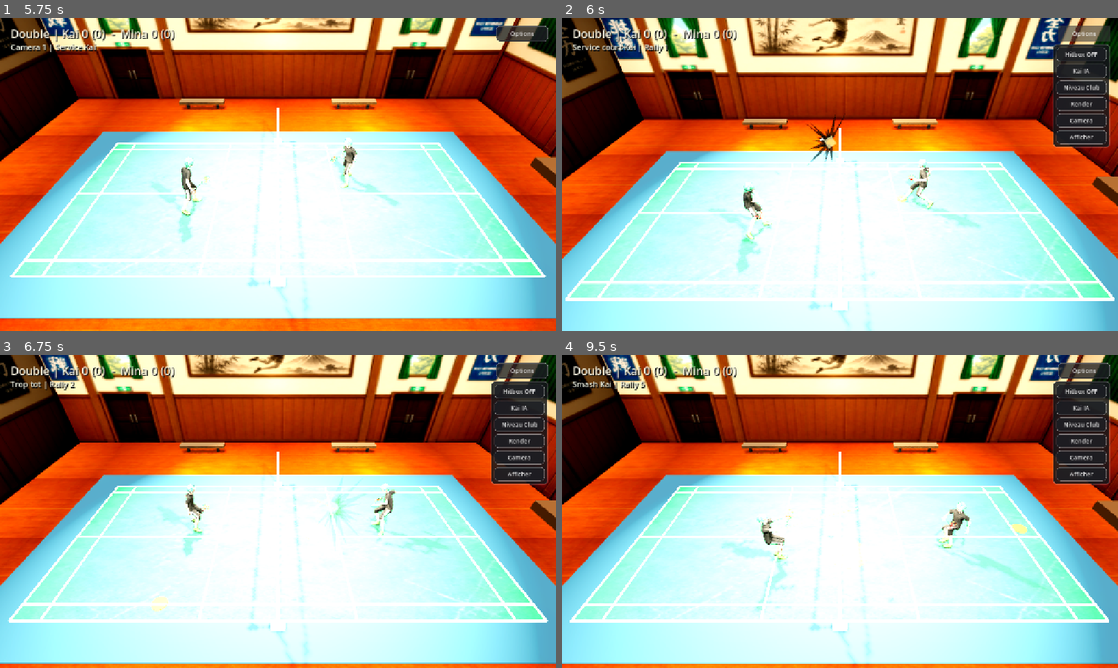
Above: before the commit, frames 1-4 (two rows, left to right).
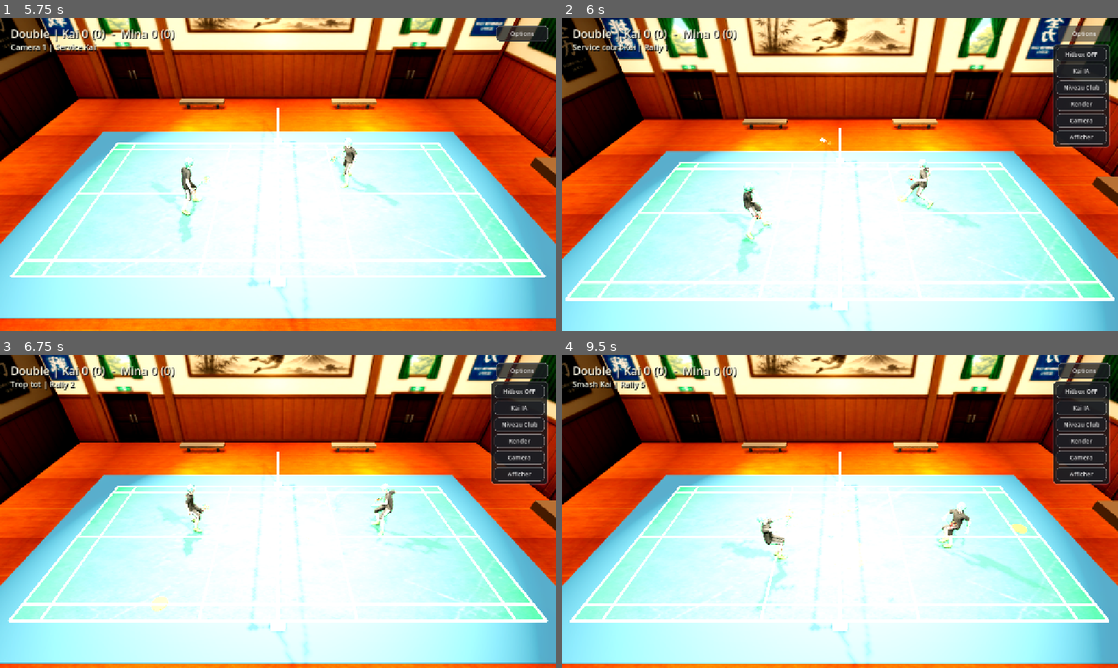
Above: after the commit, the same moments.

Repository: chevrierf7/PowerSpikeStructuredBase
Game: Godot game, scene res://scenes/main.tscn
The game is run twice, just before and just after one commit, with the same random seed, the same clock (stepped at 60 frames per second) and the same inputs.
Inputs (mouse positions are in pixels of both pictures, inside the frame that each line leads up to):
- Up to frame 1 (5.75 s): click "Joueur" at 0.5 s; click "Club" at 1.25 s; click "IA" at 2 s; click "Simple" at 2.75 s; click "Terrain" at 3.5 s; click "Double" at 4.25 s; click "Lancer match" at 5 s
- Up to frame 2 (6 s): click "Options" at 5.75 s
- Up to frame 3 (6.75 s): move the mouse to (400, 495) at 6.52 s; hold D (move_right) from 6.53 s (still down); right-click (400, 495) at 6.6 s; click (400, 495) at 6.67 s
- Up to frame 4 (9.5 s): release D (move_right) at 7.25 s; drag from (728, 527) to (812, 574) at 7.27 s; move the mouse to (895, 442) at 8.02 s; hold D (move_right) 8.03-8.75 s; tap E (shot_smash) at 8.1 s; drag from (812, 574) to (673, 464) at 8.77 s

Frame 1 is identical in both runs. In frame 2, 0.3% of the frame differs, in the area x 44-51%, y 30-48%; in frame 3, 0.3%, in the area x 57-66%, y 38-60%; in frame 4, less than 0.1%.

Commit message:
Vary racket impact by shot type

Diff:
--- a/scripts/fx/RacketImpactFX.gd
+++ b/scripts/fx/RacketImpactFX.gd
@@ -5,9 +5,18 @@
 var opacity := 0.90
 var fx_scale := 1.0
 var fx_color := Color(0.10, 0.105, 0.11, 1.0)
+var flash_color := Color(1.0, 0.94, 0.66, 1.0)
 var billboard_enabled := true
 var started_at := 0.0
 var impact_direction := Vector3.FORWARD
+var stroke_count := 14
+var stroke_length_min := 0.34
+var stroke_length_max := 0.82
+var stroke_width_min := 0.030
+var stroke_width_max := 0.070
+var stroke_inner_min := 0.055
+var stroke_inner_max := 0.12
+var flash_radius := 0.16
 var _mesh_instance := MeshInstance3D.new()
 var _flash_instance := MeshInstance3D.new()
 var _mesh := ImmediateMesh.new()
@@ -40,6 +49,17 @@
 	var color_value: Variant = settings.get("color", fx_color)
 	if color_value is Color:
 		fx_color = color_value
+	var flash_color_value: Variant = settings.get("flash_color", flash_color)
+	if flash_color_value is Color:
+		flash_color = flash_color_value
+	stroke_count = int(settings.get("stroke_count", stroke_count))
+	stroke_length_min = float(settings.get("length_min", stroke_length_min))
+	stroke_length_max = float(settings.get("length_max", stroke_length_max))
+	stroke_width_min = float(settings.get("width_min", stroke_width_min))
+	stroke_width_max = float(settings.get("width_max", stroke_width_max))
+	stroke_inner_min = float(settings.get("inner_min", stroke_inner_min))
+	stroke_inner_max = float(settings.get("inner_max", stroke_inner_max))
+	flash_radius = float(settings.get("flash_radius", flash_radius))
 	billboard_enabled = bool(settings.get("billboard_enabled", billboard_enabled))
 	_draw_impact_mesh()
 	_apply_directional_orientation()
@@ -49,7 +69,7 @@
 	var t: float = clamp(age / max(duration, 0.01), 0.0, 1.0)
 	scale = Vector3.ONE * lerp(0.75, 1.55, t) * fx_scale
 	_material.albedo_color = Color(fx_color.r, fx_color.g, fx_color.b, opacity * (1.0 - t))
-	_flash_material.albedo_color = Color(1.0, 0.94, 0.66, opacity * 0.72 * (1.0 - t))
+	_flash_material.albedo_color = Color(flash_color.r, flash_color.g, flash_color.b, opacity * 0.72 * (1.0 - t))
 	if billboard_enabled and get_viewport().get_camera_3d() != null:
 		look_at(get_viewport().get_camera_3d().global_position, Vector3.UP)
 		_align_billboard_strokes()
@@ -83,11 +103,11 @@
 	_flash_mesh.clear_surfaces()
 	var base_angle: float = 0.0
 	_mesh.surface_begin(Mesh.PRIMITIVE_TRIANGLES)
-	for i in range(14):
+	for i in range(stroke_count):
 		var angle: float = base_angle + deg_to_rad(-105.0 + float(i) * 16.0 + randf_range(-7.0, 7.0))
-		var line_length: float = randf_range(0.34, 0.82)
-		var width: float = randf_range(0.030, 0.070)
-		var inner: float = randf_range(0.055, 0.12)
+		var line_length: float = randf_range(stroke_length_min, stroke_length_max)
+		var width: float = randf_range(stroke_width_min, stroke_width_max)
+		var inner: float = randf_range(stroke_inner_min, stroke_inner_max)
 		var dir: Vector3 = Vector3(cos(angle), sin(angle), 0.0).normalized()
 		var side: Vector3 = Vector3(-dir.y, dir.x, 0.0) * width
 		var a: Vector3 = dir * inner
@@ -97,7 +117,7 @@
 		_mesh.surface_add_vertex(b)
 	_mesh.surface_end()
 	_flash_mesh.surface_begin(Mesh.PRIMITIVE_TRIANGLES)
-	var radius: float = 0.16
+	var radius: float = flash_radius
 	_flash_mesh.surface_add_vertex(Vector3(-radius, 0.0, 0.002))
 	_flash_mesh.surface_add_vertex(Vector3(0.0, radius, 0.002))
 	_flash_mesh.surface_add_vertex(Vector3(radius, 0.0, 0.002))
--- a/scripts/game/Game.gd
+++ b/scripts/game/Game.gd
@@ -376,7 +376,7 @@
 	var contact_position: Vector3 = shuttle.global_position
 	var predicted: Vector3 = shuttle.launch(target, float(profile["duration"]), float(profile["apex"]), profile)
 	var hit_direction: Vector3 = shuttle.velocity.normalized()
-	spawn_racket_impact_fx(contact_position, hit_direction)
+	spawn_racket_impact_fx(contact_position, hit_direction, kind)
 	_show_landing_marker(predicted)
 	if match_state.shuttle_landing_side == "opponent":
 		opponent_reception_target = _opponent_chase_target_from_landing(predicted)
@@ -409,7 +409,7 @@
 	_apply_landing_marker_material()
 	_update_landing_marker_visual()
 
-func spawn_racket_impact_fx(racket_position: Vector3, hit_direction: Vector3) -> void:
+func spawn_racket_impact_fx(racket_position: Vector3, hit_direction: Vector3, shot_kind: String) -> void:
 	if not bool(anime_fx_settings.get("enabled", true)):
 		return
 	if hit_direction.length() <= 0.01:
@@ -424,7 +424,68 @@
 	fx.global_position = racket_position + direction * 0.14
 	add_child(fx)
 	if fx.has_method("setup"):
-		fx.call("setup", direction, anime_fx_settings)
+		fx.call("setup", direction, _racket_impact_settings_for_shot(shot_kind))
+
+func _racket_impact_settings_for_shot(shot_kind: String) -> Dictionary:
+	var settings := anime_fx_settings.duplicate()
+	match shot_kind:
+		"smash":
+			settings.merge({
+				"scale": 1.38,
+				"opacity": 0.95,
+				"duration": 0.13,
+				"color": Color(1.0, 0.28, 0.08, 1.0),
+				"flash_color": Color(1.0, 0.88, 0.44, 1.0),
+				"stroke_count": 18,
+				"length_min": 0.46,
+				"length_max": 1.05,
+				"width_min": 0.040,
+				"width_max": 0.085,
+				"flash_radius": 0.20
+			}, true)
+		"drive", "serve_drive":
+			settings.merge({
+				"scale": 1.12,
+				"opacity": 0.88,
+				"duration": 0.12,
+				"color": Color(1.0, 0.78, 0.18, 1.0),
+				"flash_color": Color(1.0, 0.95, 0.62, 1.0),
+				"stroke_count": 12,
+				"length_min": 0.38,
+				"length_max": 0.86,
+				"width_min": 0.026,
+				"width_max": 0.058,
+				"flash_radius": 0.14
+			}, true)
+		"drop", "serve_short":
+			settings.merge({
+				"scale": 0.58,
+				"opacity": 0.46,
+				"duration": 0.10,
+				"color": Color(0.38, 1.0, 0.62, 1.0),
+				"flash_color": Color(0.78, 1.0, 0.82, 1.0),
+				"stroke_count": 5,
+				"length_min": 0.14,
+				"length_max": 0.32,
+				"width_min": 0.018,
+				"width_max": 0.038,
+				"flash_radius": 0.075
+			}, true)
+		"lob", "serve_lob":
+			settings.merge({
+				"scale": 0.86,
+				"opacity": 0.62,
+				"duration": 0.16,
+				"color": Color(0.44, 0.74, 1.0, 1.0),
+				"flash_color": Color(0.84, 0.94, 1.0, 1.0),
+				"stroke_count": 8,
+				"length_min": 0.24,
+				"length_max": 0.58,
+				"width_min": 0.020,
+				"width_max": 0.048,
+				"flash_radius": 0.10
+			}, true)
+	return settings
 
 func _racket_contact_position(hitter: PlayerCharacter) -> Vector3:
 	var forward := Vector3(hitter.court_forward_x * 0.58, 1.18, hitter.racket_side_z * 0.34)
